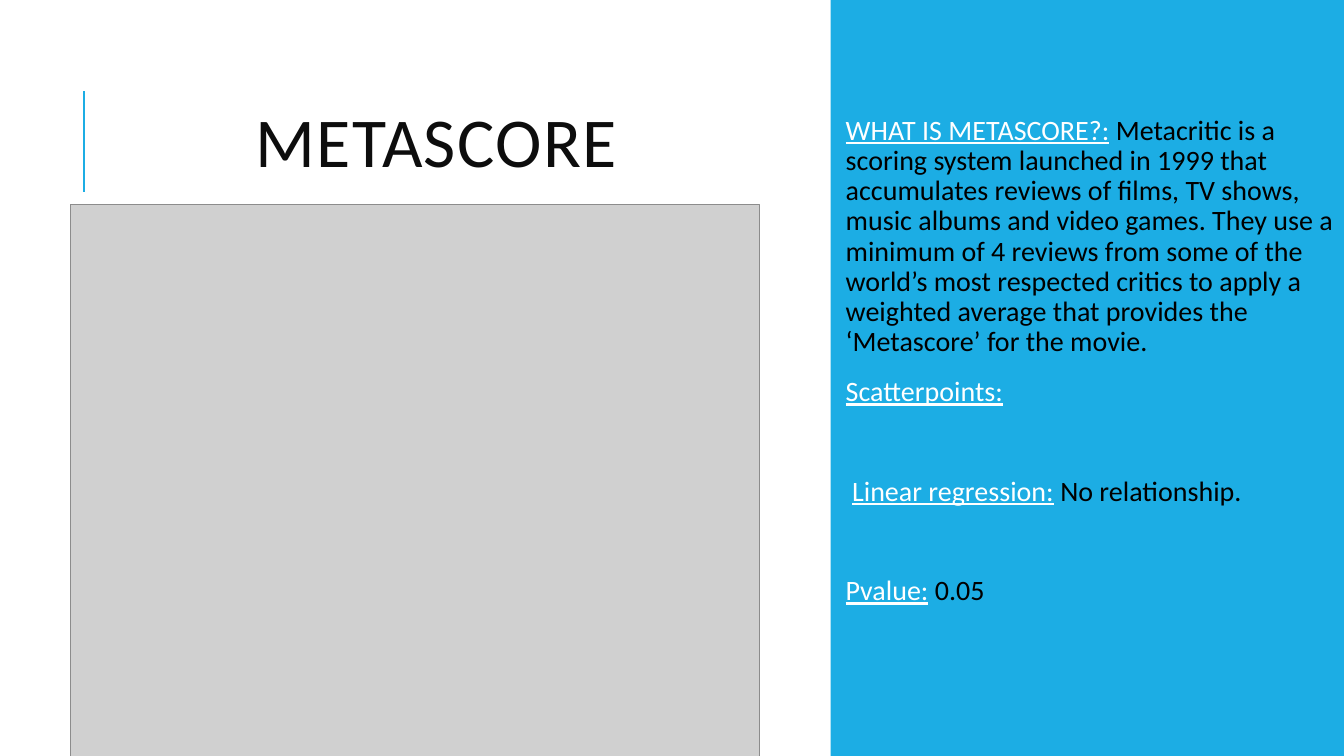
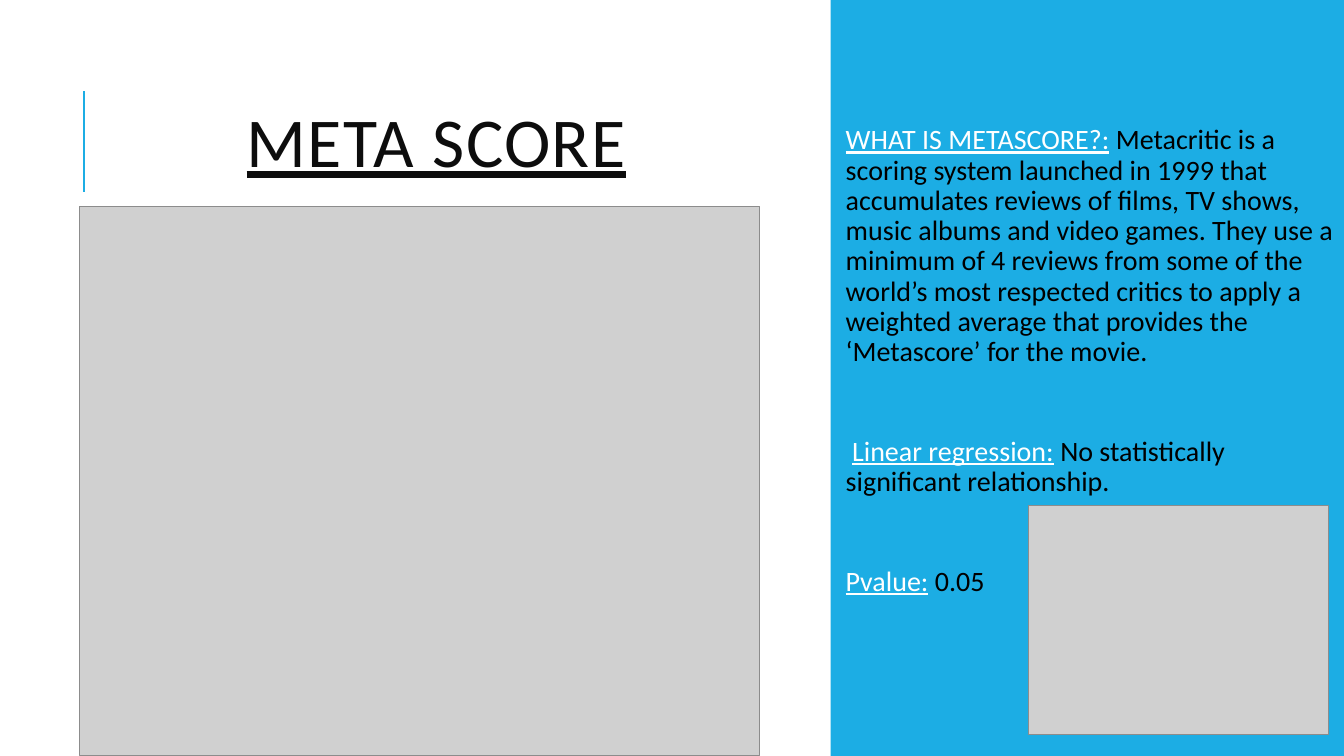
Before and after one commit to Abby-Boulter/Project1, a slide deck: slide 3 of data/Project 1 Presentation.pptx (slide 2 before the commit). Drawn at 1344x756 pixels with LibreOffice and Linux fonts; fonts in the diff are those of the drawing; grey boxes stand for pictures. Boxes give left, top, right and bottom in pixels: in the first picture for what was removed or moved away, otherwise in the second. Text is boxed around its words. In the diff, an @@ line names an element or a change of style, - is before the commit and + after.

Commit message:
final presentation

```diff
--- a/data/Project 1 Presentation.pptx
+++ b/data/Project 1 Presentation.pptx
@@ title at bbox=[247, 121, 625, 178]: spaces changed @@
-METASCORE
+META SCORE
@@ picture: place and size @@
-picture at bbox=[71, 205, 759, 756]
+picture at bbox=[80, 206, 760, 756]
@@ text at bbox=[846, 441, 1224, 496]: text changed; text colour #FFFFFF to #000000 @@
-  Scatterpoints:
-  Linear regression: No relationship.
+  Linear regression: No statistically significant relationship.
@@ picture added at bbox=[1029, 505, 1329, 734] @@
```
Also in this commit, not shown: 4 other slides changed, 1 slide added, 1 slide removed, 5 other files.
